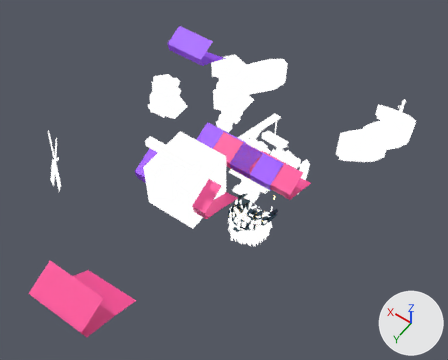
Two versions of the glTF model modeles/grandline/ile-port-v5-leger.glb, one commit apart.
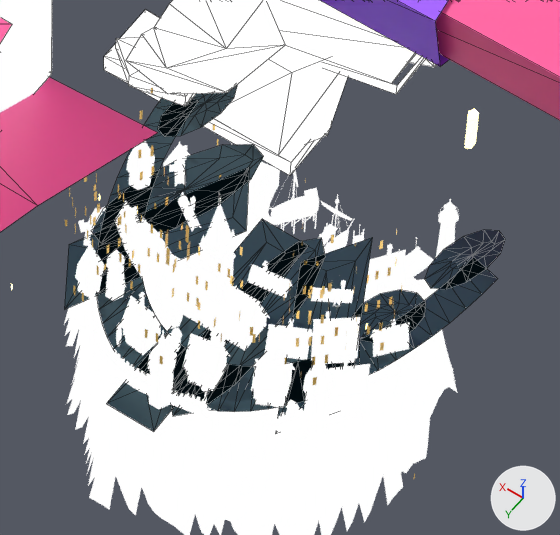
Each version appears first whole from a camera (50 mm lens) standing at (-8.09, 13.17, 22.21) and looking at (1.01, 0.43, 2.19), and next in a close-up on the part from 49% to 63% of the width and 51% to 68% of the height. The axes (+X, +Y, +Z) are drawn at lower right. The lights are the same throughout. The last two pictures show the newer version. The close-ups show mesh edges as thin lines. Vertices at exactly the same position are counted once.

The scene before the commit, as lines of its bpy script (objects in view):
```python
me_ile_anime11_021 = bpy.data.meshes.new('ile_anime11.021')
me_ile_anime11_021.from_pydata(...)  # 159 vertices, 247 faces; spans x -1.0..1.0, y -1.0..1.0, z -1.0..1.0
me_ile_anime11_021.materials.append(mat_atlas_port_001)
me_ile_banniere2_037 = bpy.data.meshes.new('ile_banniere2.037')
me_ile_banniere2_037.from_pydata(...)  # 10 vertices, 8 faces; spans x -1.0..1.0, y -1.0..1.0, z -1.0..1.0
me_ile_banniere2_037.materials.append(mat_fanion_violet)  # purple #9d4bff
me_ile_libre0_022 = bpy.data.meshes.new('ile_libre0.022')
me_ile_libre0_022.from_pydata(...)  # 236 vertices, 298 faces; spans x -1.0..1.0, y -1.0..1.0, z 0.0
me_ile_libre0_022.materials.append(mat_ombre_eau)  # dark cyan #05303b
ob_ile_anime11_001 = bpy.data.objects.new('ile_anime11.001', me_ile_anime11_021)
ob_ile_anime11_001.location = (0.8, -1.55, 0.47)
ob_ile_banniere2_001 = bpy.data.objects.new('ile_banniere2.001', me_ile_banniere2_037)
ob_ile_banniere2_001.location = (0.3, -1.39, 1.68)
ob_ile_libre0_002 = bpy.data.objects.new('ile_libre0.002', me_ile_libre0_022)
ob_ile_libre0_002.location = (0.0, 0.0, 0.0)
# also in view: 'ile_banniere0.001' at (-0.6, -1.45, 1.68); 'ile_banniere4.001' at (0.28, 2.95, 4.81); 'ile_vitres.001' at (0.0, 0.0, 0.0); 'ile_anime6.001' at (0.8, 2.98, 5.01); 'ile_corps.001' at (0.0, 0.0, 0.0)
```
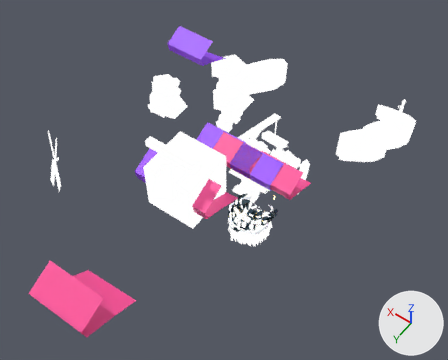
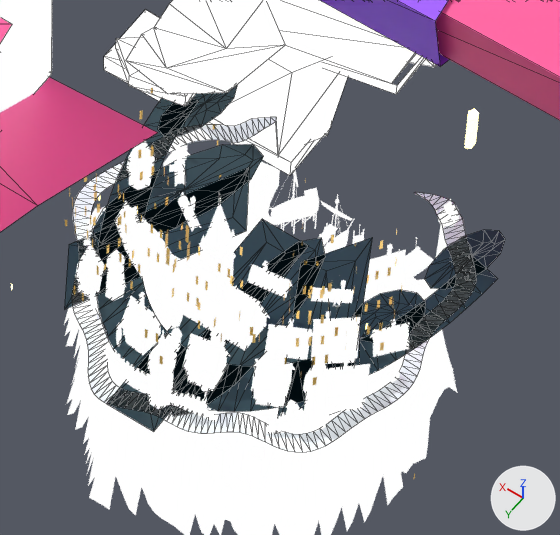
The edits, one by one:
Material 'ecume' (mat_ecume) is new.
Its base color is (0.893, 0.957, 1.0) (white #f3faff).
me_ile_libre0_022 is used by ob_ile_libre0_002; location (0.0, 0.0, 0.0).
me_ile_libre0_022 had 236 vertices, 298 faces and spanned x -1.0..1.0, y -1.0..1.0, z 0.0.
me_ile_libre0_022 now has 536 vertices, 596 faces and spans x -1.0..1.0, y -1.0..1.0, z 0.0.
me_ile_libre0_022 part 1: a new loose piece of 300 vertices spanning x -1.0..1.0, y -1.0..1.0, z 0.0, in mat_ecume (white #f3faff).
me_ile_libre0_022 gains material mat_ecume (white #f3faff).

What differs and where, as boxes [x1, y1, x2, y2] in the close-ups (560 x 535 px):
'ile_libre0.002', reshaped (6% taller): before [64, 85, 505, 431]; after [64, 85, 505, 452]
part 1 of me_ile_libre0_022, added: after [72, 117, 477, 452]
